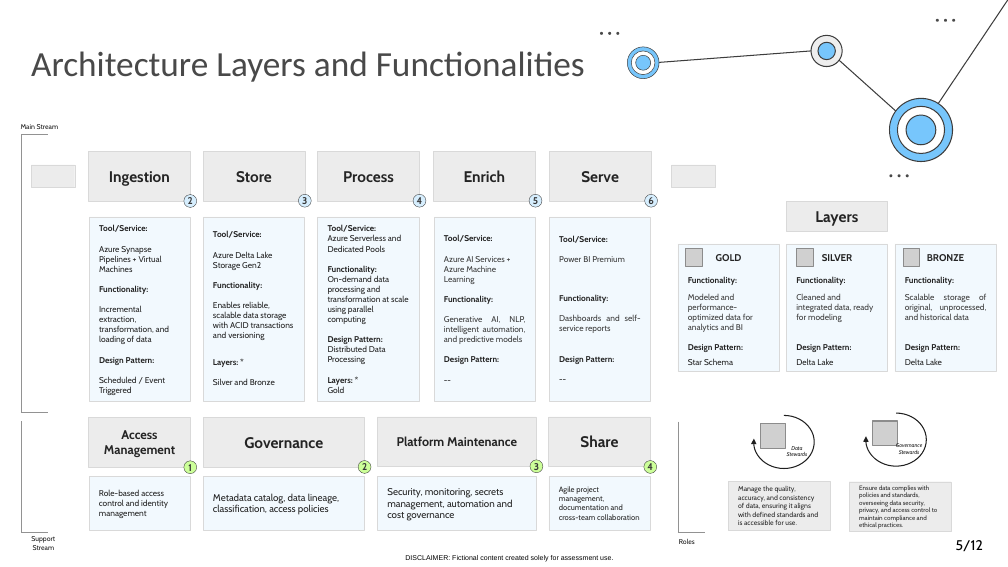
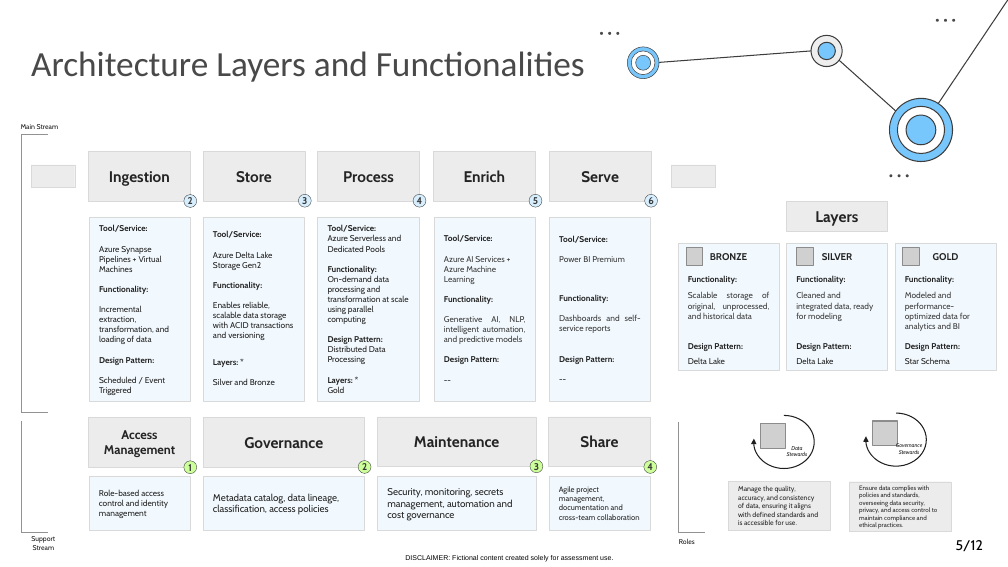
Before and after one commit to Nesk95/Allianz_BusinessCase, a slide deck: slide 5 of Allianz Business Case - Presentation.pptx. Drawn at 1008x567 pixels with LibreOffice and Linux fonts; fonts in the diff are those of the drawing; grey boxes stand for pictures. Boxes give left, top, right and bottom in pixels: in the first picture for what was removed or moved away, otherwise in the second. Text is boxed around its words. In the diff, an @@ line names an element or a change of style, - is before the commit and + after.

```diff
--- a/Allianz Business Case - Presentation.pptx
+++ b/Allianz Business Case - Presentation.pptx
@@ rectangle "BRONZE": place and size @@
-rectangle "BRONZE" at bbox=[895, 244, 996, 372]
+rectangle "BRONZE" at bbox=[678, 243, 779, 371]
@@ rectangle "GOLD": place and size @@
-rectangle "GOLD" at bbox=[678, 244, 779, 372]
+rectangle "GOLD" at bbox=[895, 243, 996, 371]
@@ text in rectangle at bbox=[414, 436, 499, 447]: text changed; size 9 to 11 pt @@
-Platform Maintenance
+Maintenance
```
Also in this commit, not shown: 6 other slides changed.
